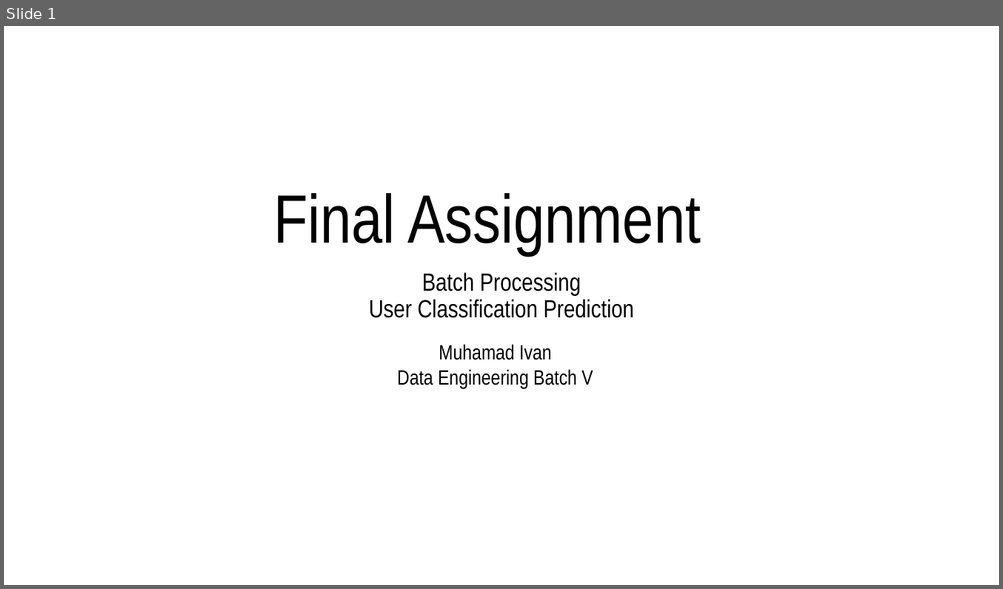
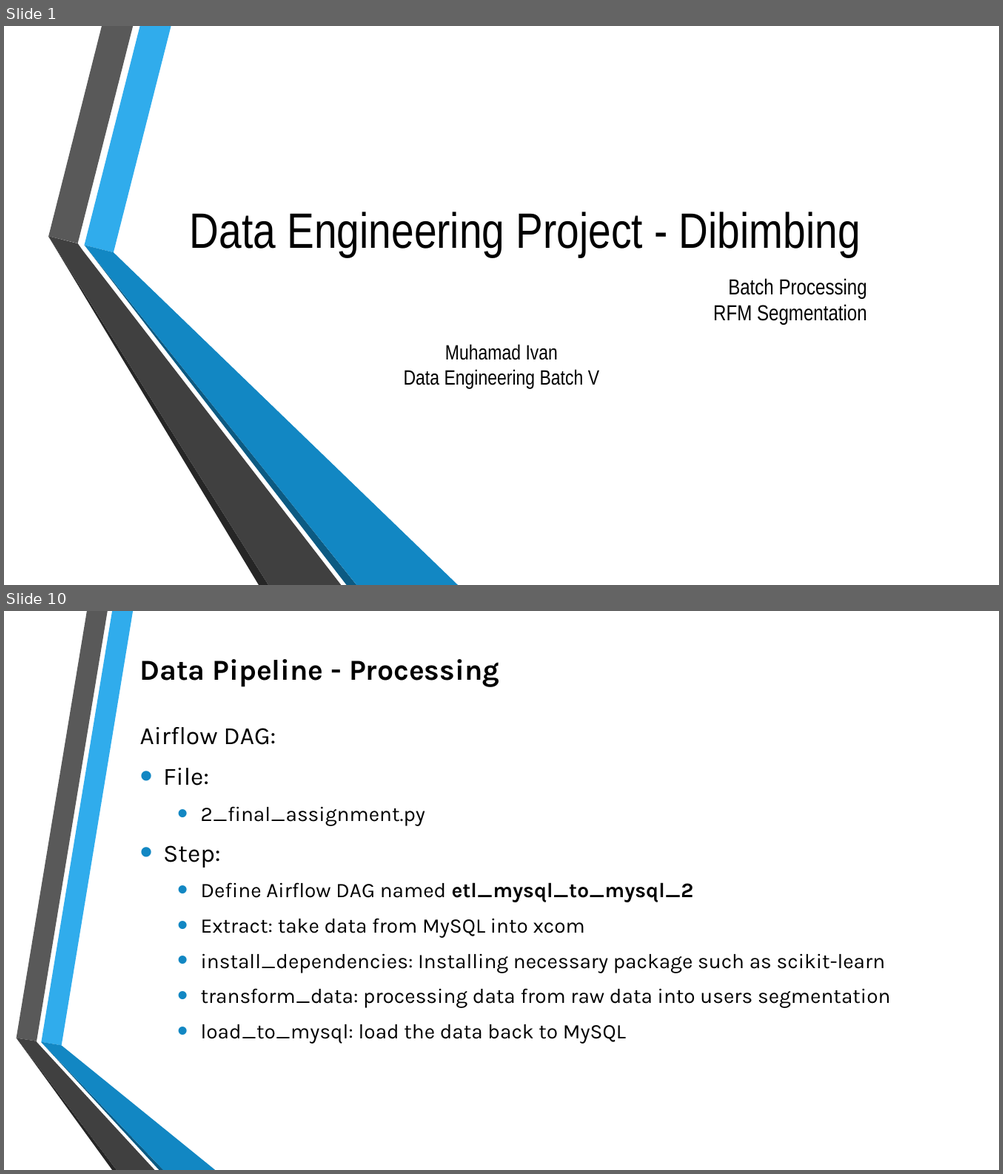
Before and after one commit to mivanivan/Final-Assignment---Batch-Processing, a slide deck: Final Assignment - Batch Processing - RFM Segmentation.pptx. Shown one above the other, each under a label of ours: slide 1 before the commit, slides 1 and 10 after it; the slides between them are not shown. The pictures are 1003x589 and 1003x1174 pixels, drawn with LibreOffice and Linux fonts; fonts in the diff are those of the drawing; background and template pictures are left out. Boxes give left, top, right and bottom in pixels: in the first picture for what was removed or moved away, otherwise in the second. Text is boxed around its words. In the diff, an @@ line names an element or a change of style, - is before the commit and + after.

```diff
--- a/Final Assignment - Batch Processing - RFM Segmentation.pptx
+++ b/Final Assignment - Batch Processing - RFM Segmentation.pptx
@@ slide 10 added at (x1=4, y1=611, x2=999, y2=1170), background picture (left out) @@
@@ text added at (x1=140, y1=659, x2=499, y2=687), 28 pt, text #000000, bold @@
+Data Pipeline - Processing
@@ text added at (x1=140, y1=727, x2=890, y2=1044), 20 pt, text #000000 @@
+Airflow DAG:
+• File:
+  • 2_final_assignment.py
+• Step:
+  • Define Airflow DAG named etl_mysql_to_mysql_2
+  • Extract: take data from MySQL into xcom
+  • install_dependencies: Installing necessary package such as scikit-learn
+  • transform_data: processing data from raw data into users segmentation
+  • load_to_mysql: load the data back to MySQL
@@ group added at (x1=16, y1=611, x2=215, y2=1170): 6 freeform shapes @@
@@ slide 1 changed as well @@
@@ title at (x1=190, y1=212, x2=860, y2=258): text changed; size 66 to 48 pt @@
-Final Assignment
+Data Engineering Project - Dibimbing
@@ group added at (x1=48, y1=26, x2=458, y2=585): 6 freeform shapes @@
@@ subtitle at (x1=713, y1=278, x2=867, y2=325): text changed; size 24 to 21 pt @@
-Batch Processing
-User Classification Prediction
+Batch Processing
+RFM Segmentation
@@ text "Muhamad Ivan" moved from (x1=397, y1=344, x2=592, y2=389) to (x1=404, y1=344, x2=599, y2=389) @@
```
Also in this commit, not shown: 11 other slides added, 3 slides removed, 40 other files.
